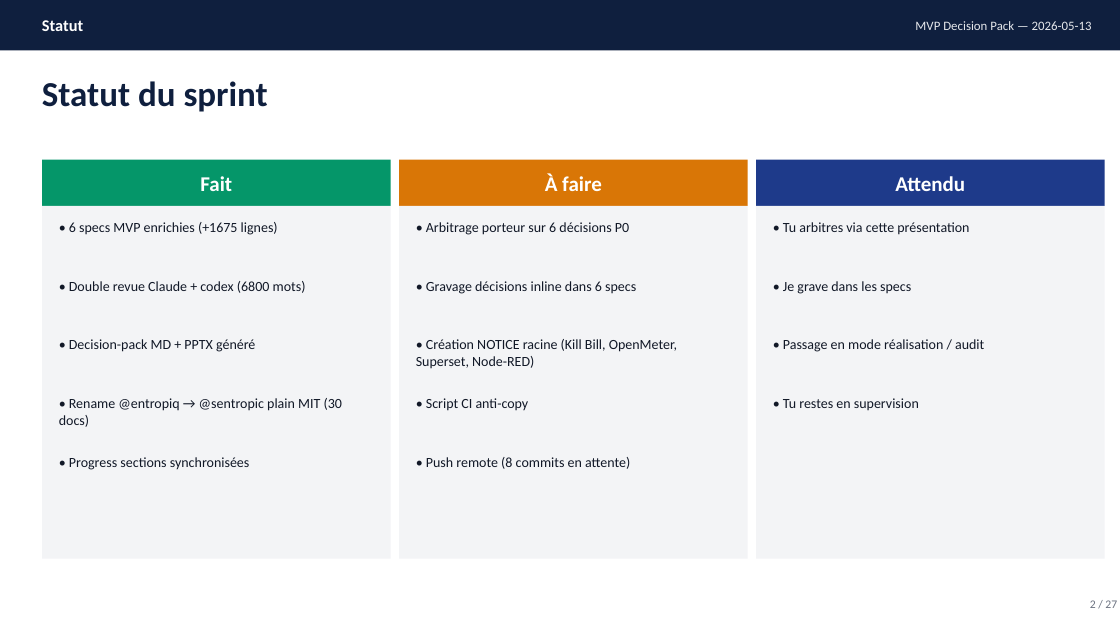
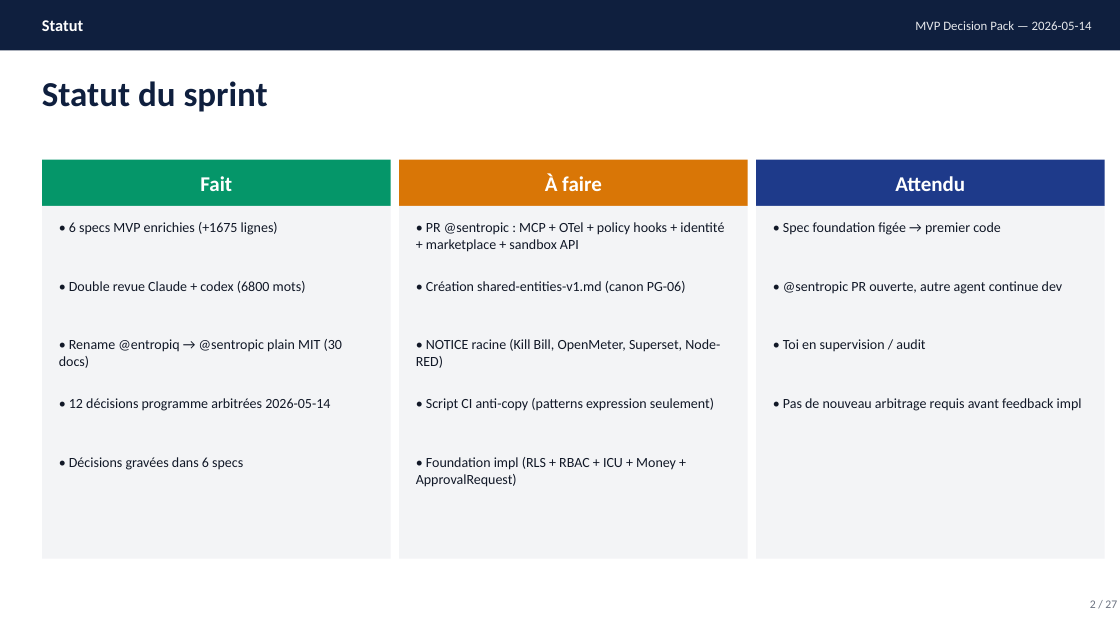
Before and after one commit to rhanka/openerp, a slide deck: slide 2 of docs/study/10-mvp-specs/decision-pack.pptx. Drawn at 1120x630 pixels with LibreOffice and Linux fonts; fonts in the diff are those of the drawing. Boxes give left, top, right and bottom in pixels: in the first picture for what was removed or moved away, otherwise in the second. Text is boxed around its words. In the diff, an @@ line names an element or a change of style, - is before the commit and + after.

Commit message:
Engrave MVP decisions arbitrated 2026-05-14 across 6 specs and decision-pack

```diff
--- a/docs/study/10-mvp-specs/decision-pack.pptx
+++ b/docs/study/10-mvp-specs/decision-pack.pptx
@@ text at [915, 21, 1092, 30]: text changed @@
-MVP Decision Pack — 2026-05-13
+MVP Decision Pack — 2026-05-14
@@ text at [426, 222, 724, 252]: text changed @@
-• Arbitrage porteur sur 6 décisions P0
+• PR @sentropic : MCP + OTel + policy hooks + identité + marketplace + sandbox API
@@ text at [783, 222, 1000, 235]: text changed @@
-• Tu arbitres via cette présentation
+• Spec foundation figée → premier code
@@ text at [426, 281, 686, 293]: text changed @@
-• Gravage décisions inline dans 6 specs
+• Création shared-entities-v1.md (canon PG-06)
@@ text at [783, 281, 1063, 294]: text changed @@
-• Je grave dans les specs
+• @sentropic PR ouverte, autre agent continue dev
@@ text "• Rename @entropiq → @sentropic ...": place and size @@
-text "• Rename @entropiq → @sentropic ..." at [59, 398, 342, 427]
+text "• Rename @entropiq → @sentropic ..." at [59, 339, 342, 368]
@@ text removed at [69, 339, 255, 352] @@
-• Decision-pack MD + PPTX généré
@@ text at [416, 339, 720, 368]: text changed @@
-• Création NOTICE racine (Kill Bill, OpenMeter, Superset, Node-RED)
+• NOTICE racine (Kill Bill, OpenMeter, Superset, Node-RED)
@@ text at [783, 339, 925, 351]: text changed @@
-• Passage en mode réalisation / audit
+• Toi en supervision / audit
@@ text added at [69, 398, 330, 411], 12 pt, text #111827 @@
+• 12 décisions programme arbitrées 2026-05-14
@@ text at [426, 398, 714, 411]: text changed @@
-• Script CI anti-copy
+• Script CI anti-copy (patterns expression seulement)
@@ text at [783, 398, 1082, 411]: text changed @@
-• Tu restes en supervision
+• Pas de nouveau arbitrage requis avant feedback impl
@@ text at [69, 457, 243, 470]: text changed @@
-• Progress sections synchronisées
+• Décisions gravées dans 6 specs
@@ text at [416, 457, 676, 487]: text changed @@
-• Push remote (8 commits en attente)
+• Foundation impl (RLS + RBAC + ICU + Money + ApprovalRequest)
```
Also in this commit, not shown: 25 other slides changed, 8 other files.
